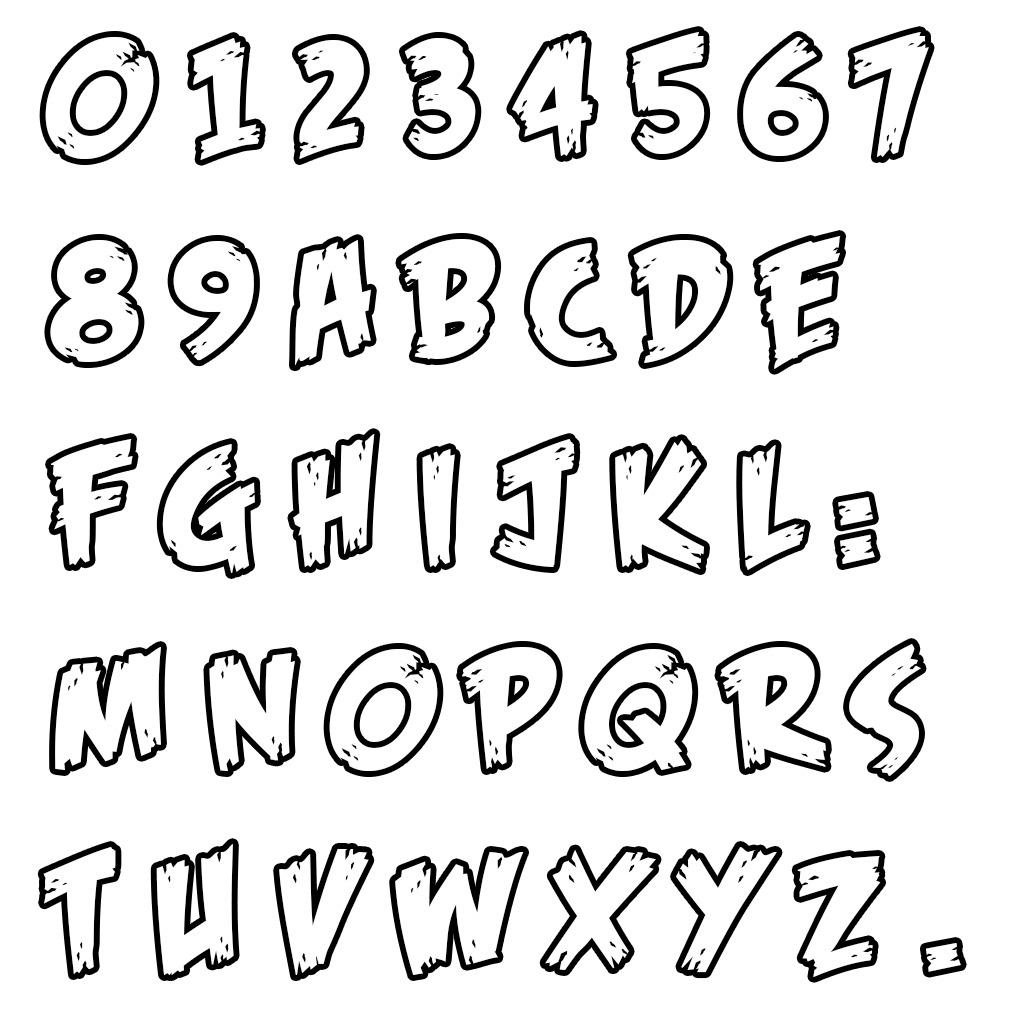
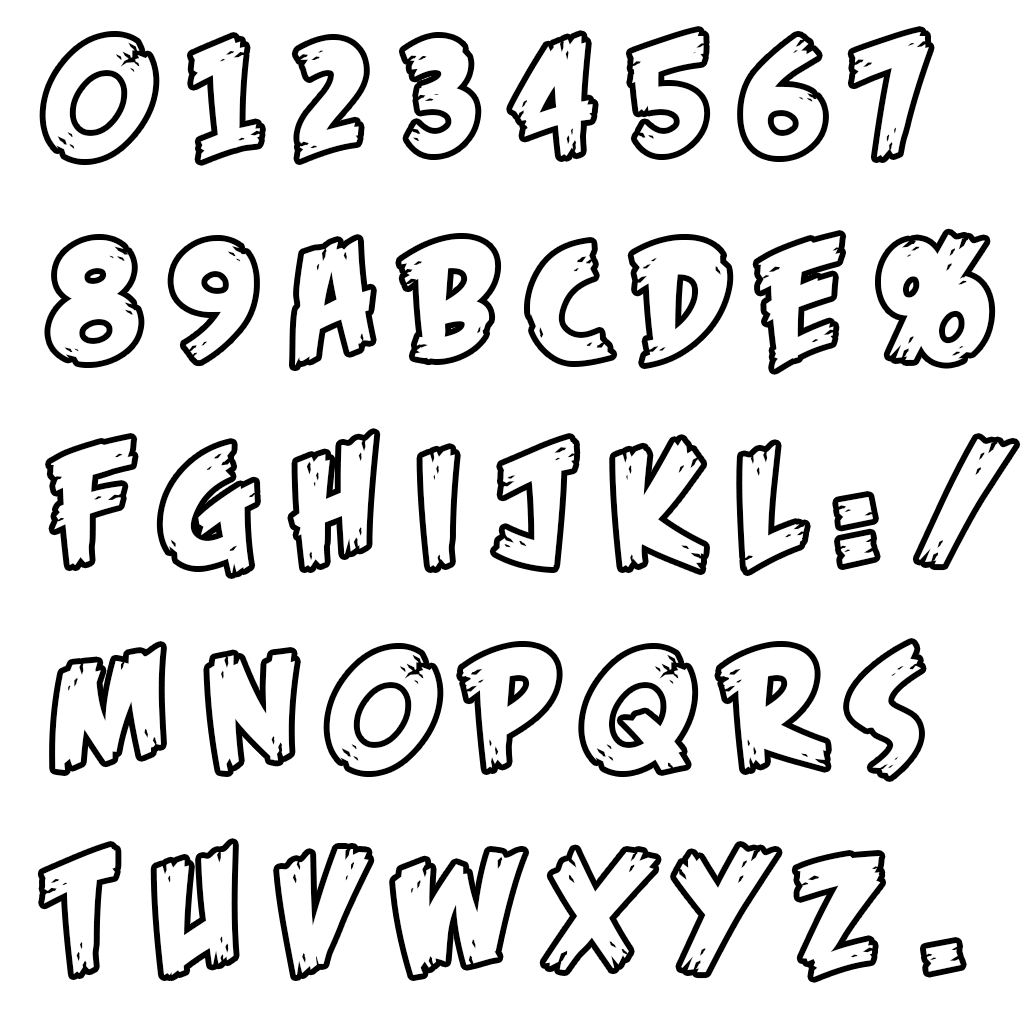
Layered file, before and after one edit (1024px x 1024px). Changes by layer:
added layer "Dropped Buffer #1" above "Dropped Buffer" over [875, 228, 1021, 571]
hid "Dropped Buffer" over [875, 228, 967, 571]
